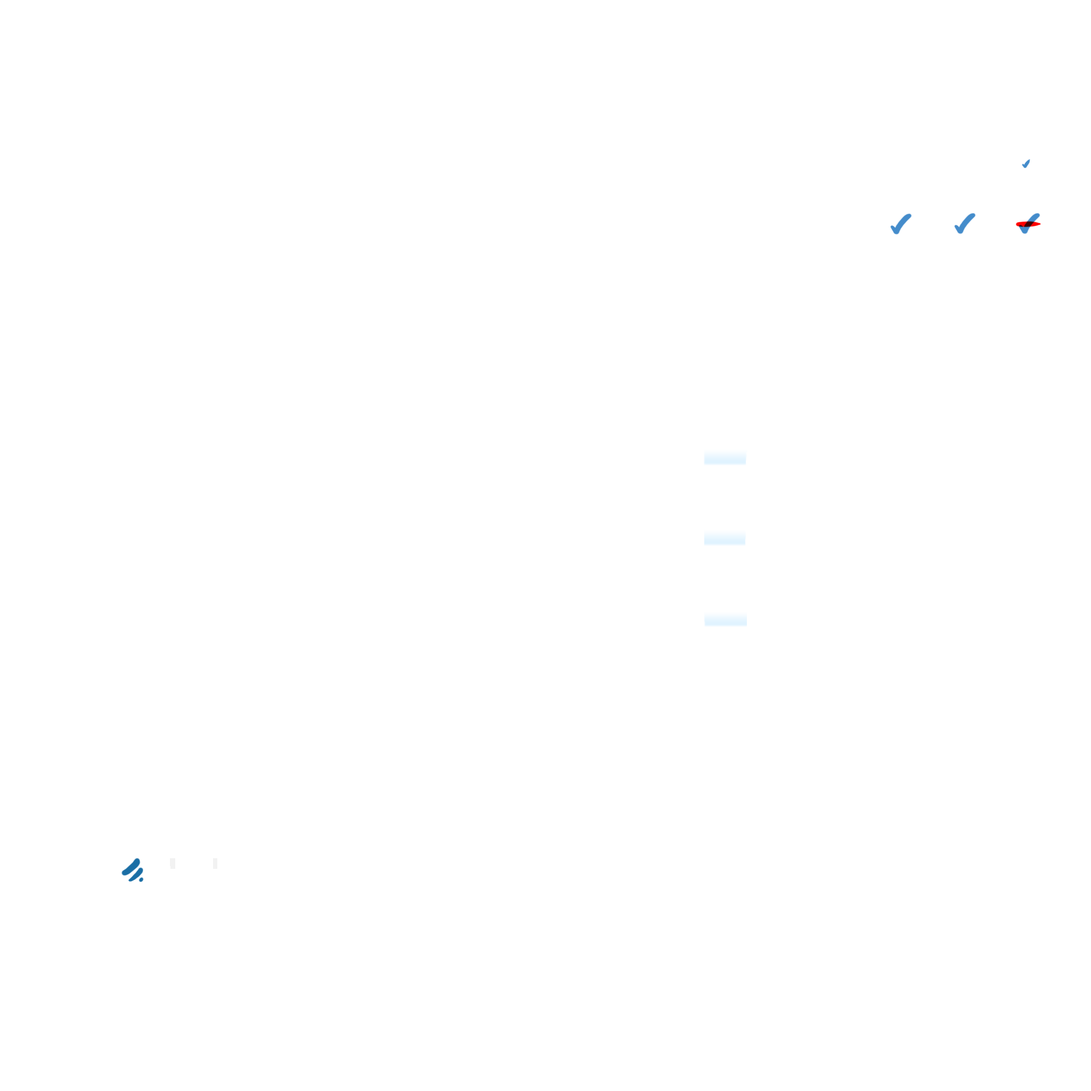
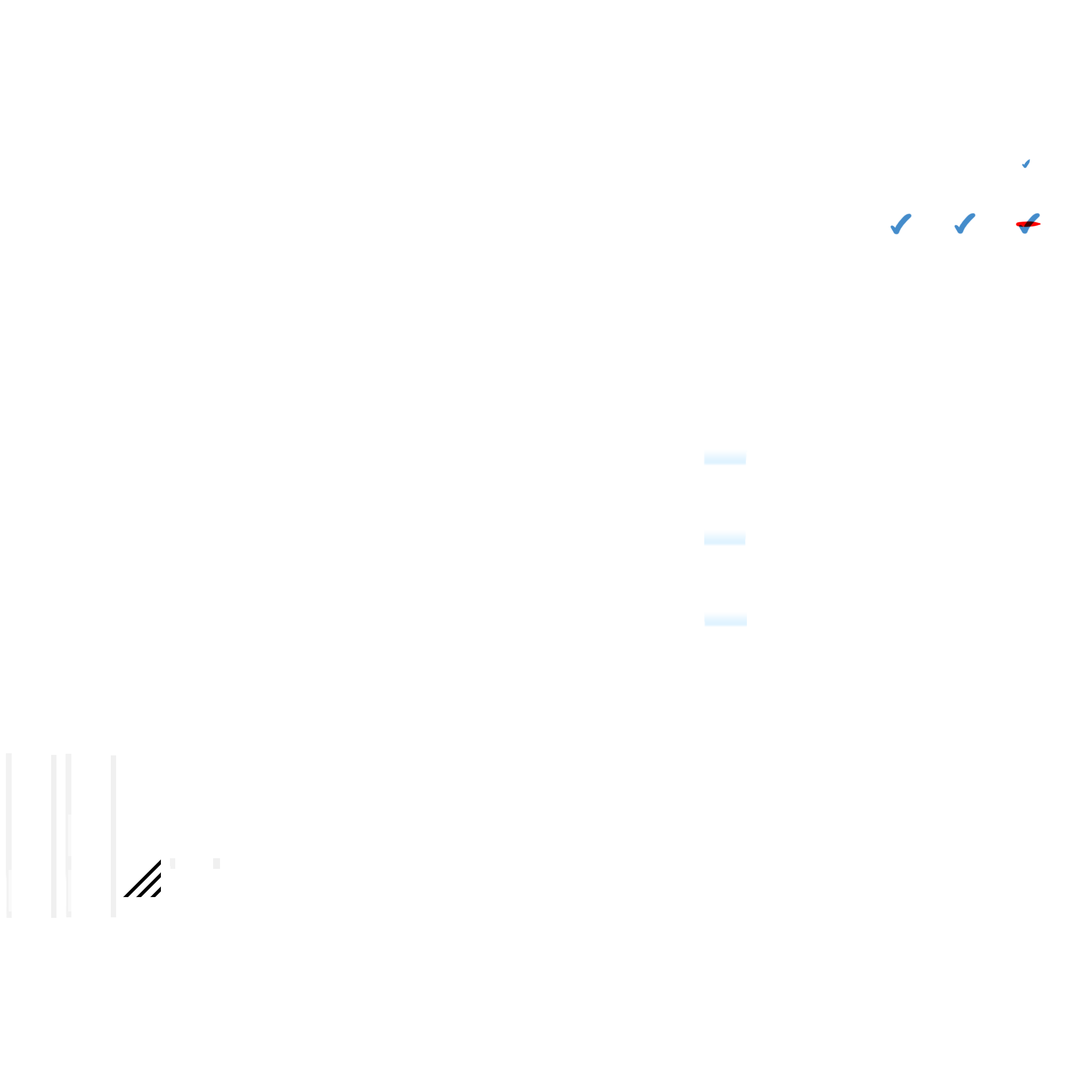
The second 1091x1091 image is a revision of the first. Changes to its layers:
removed layer "Layer 7" over [120, 858, 144, 883]
added layer "Layer 17 copy" above "Layer 17" over [127, 864, 161, 898]
added layer "Layer 17" above "Shape 26" over [122, 859, 161, 898]
hid "Layer ScrollU Hover Glass" over [8, 814, 12, 857]
added layer "Layer 16 copy 2" (screen, 60%) above "Layer 15 copy 2" over [110, 755, 117, 918]
added layer "Layer 15 copy 2" (multiply, 50%) above "Shape ScrollTrack copy 2" over [65, 754, 72, 918]
added layer "Layer 16 copy" (screen, 60%) above "Layer 15 copy" over [51, 755, 57, 919]
added layer "Layer 15 copy" (multiply, 50%) above "Shape ScrollTrack copy" over [5, 753, 12, 919]
"Layer 16": opacity 50% → 60%, painted on it over [217, 858, 221, 870]
